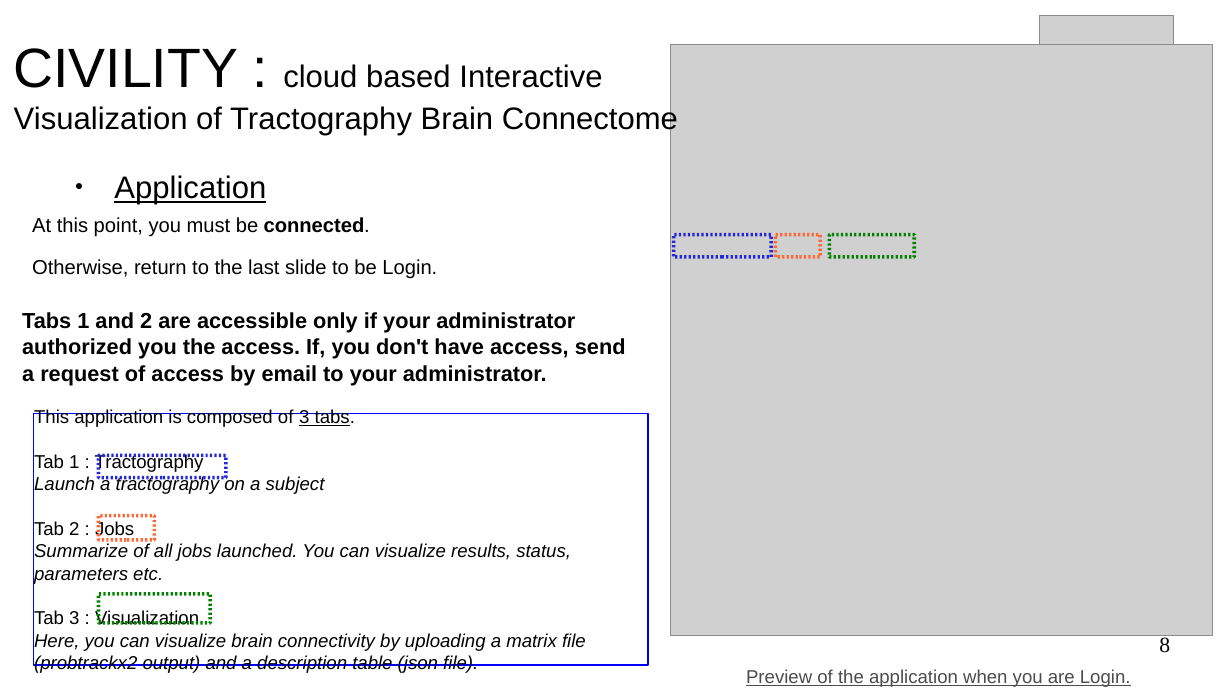
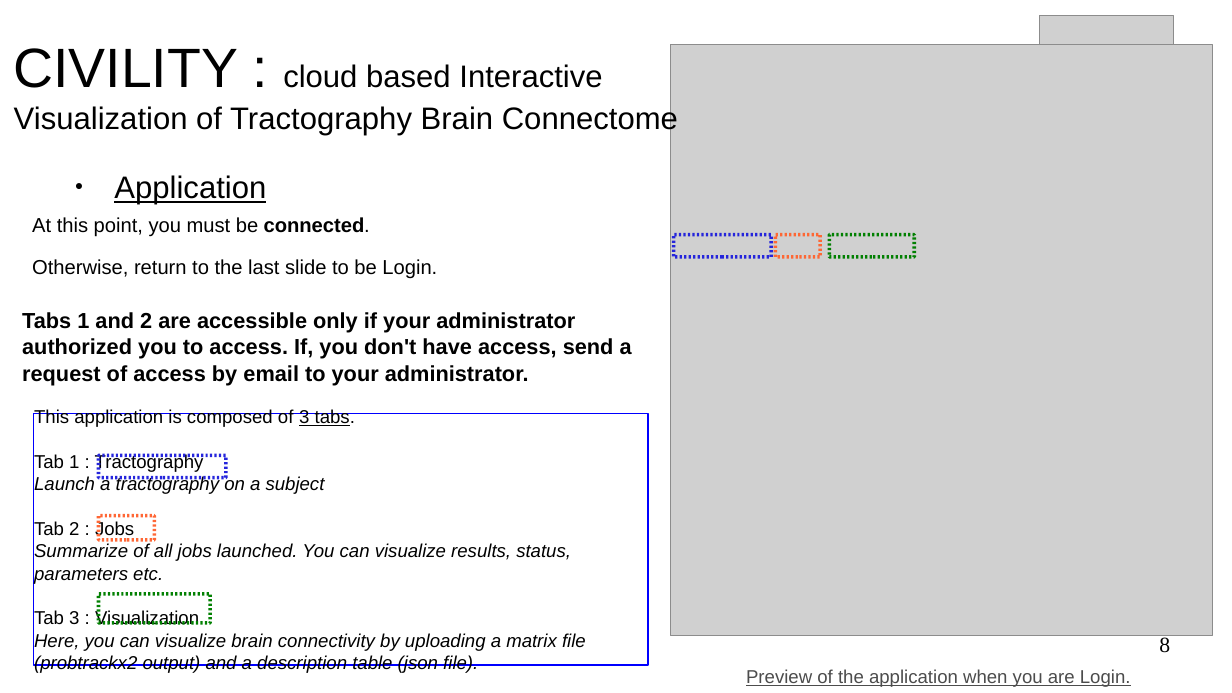
Before and after one commit to NIRALUser/CIVILITY, a slide deck: slide 8 of doc/tutorialCIVILITY.odp. Drawn at 1232x693 pixels with LibreOffice and Linux fonts; fonts in the diff are those of the drawing; grey boxes stand for pictures; background and template pictures are left out. Boxes give left, top, right and bottom in pixels: in the first picture for what was removed or moved away, otherwise in the second. Text is boxed around its words. In the diff, an @@ line names an element or a change of style, - is before the commit and + after.

```diff
--- a/doc/tutorialCIVILITY.odp
+++ b/doc/tutorialCIVILITY.odp
@@ text at (22, 312, 632, 385): text changed @@
-Tabs 1 and 2 are accessible only if your administrator authorized you the access. If, you don't have access, send a request of access by email to your administrator.
+Tabs 1 and 2 are accessible only if your administrator authorized you to access. If, you don't have access, send a request of access by email to your administrator.
```
Also in this commit, not shown: 17 other slides changed, 1 other file.
